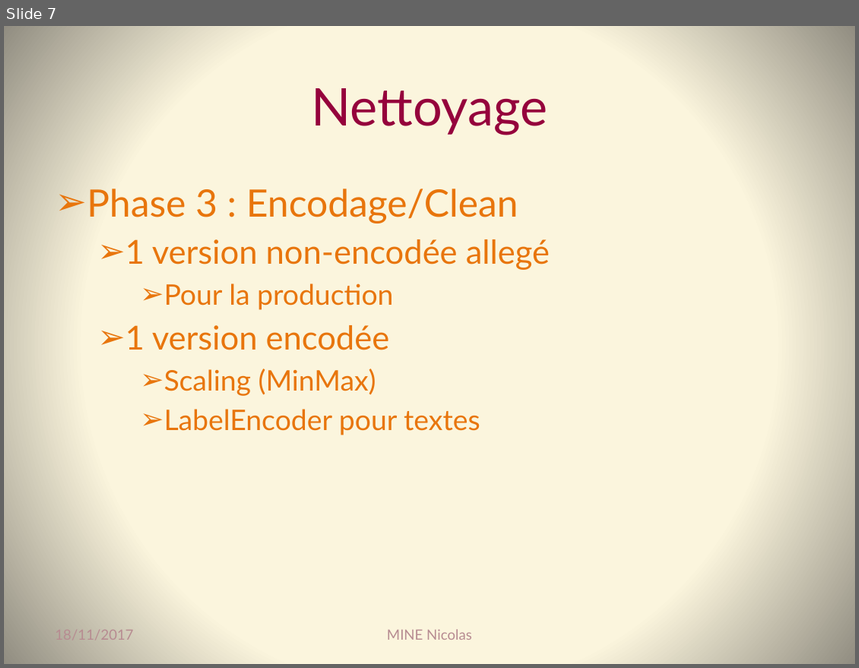
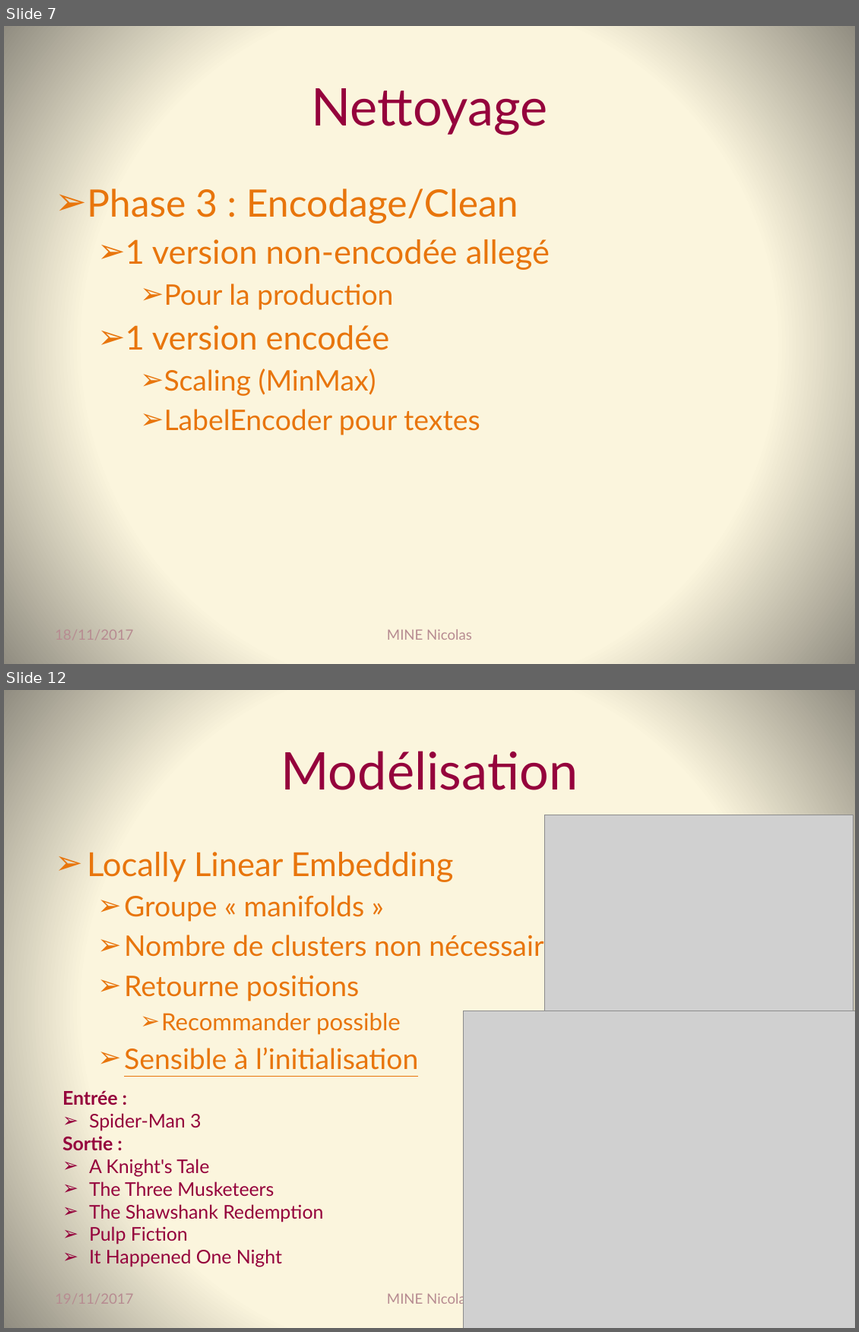
Before and after one commit to Coni63/OC_DS, a slide deck: Projet 3 - recomm. de films/Presentation-projet_3.pptx. Shown one above the other, each under a label of ours: slide 7 before the commit, slides 7 and 12 after it; the slides between them are not shown. The pictures are 859x668 and 859x1332 pixels, drawn with LibreOffice and Linux fonts; fonts in the diff are those of the drawing; grey boxes stand for pictures. Boxes give left, top, right and bottom in pixels: in the first picture for what was removed or moved away, otherwise in the second. Text is boxed around its words. In the diff, an @@ line names an element or a change of style, - is before the commit and + after.

```diff
--- a/Projet 3 - recomm. de films/Presentation-projet_3.pptx
+++ b/Projet 3 - recomm. de films/Presentation-projet_3.pptx
@@ slide 12 added at (4, 690, 855, 1328), background gradient #FCF7DD to #918E81 @@
@@ title added at (281, 751, 578, 790), 44 pt, text #95023C @@
+Modélisation
@@ picture added at (545, 815, 854, 1021) @@
@@ text added at (87, 852, 558, 1070), 24 pt, text #E8750C @@
+➢ Locally Linear Embedding
+  ➢ Groupe « manifolds »
+  ➢ Nombre de clusters non nécessaire
+  ➢ Retourne positions
+    ➢ Recommander possible
+  ➢ Sensible à l’initialisation
@@ picture added at (463, 1011, 855, 1328) @@
@@ text added at (63, 1091, 323, 1268), 16 pt, text #95023C @@
+Entrée :
+➢ Spider-Man 3
+Sortie :
+➢ A Knight's Tale
+➢ The Three Musketeers
+➢ The Shawshank Redemption
+➢ Pulp Fiction
+➢ It Happened One Night
@@ text added at (55, 1294, 133, 1304), 12 pt, text #B78C92 @@
+19/11/2017
@@ text added at (387, 1292, 472, 1307), 12 pt, text #B78C92 @@
+MINE Nicolas
```
Also in this commit, not shown: 5 slides changed, 6 other slides added, 13 other files.
